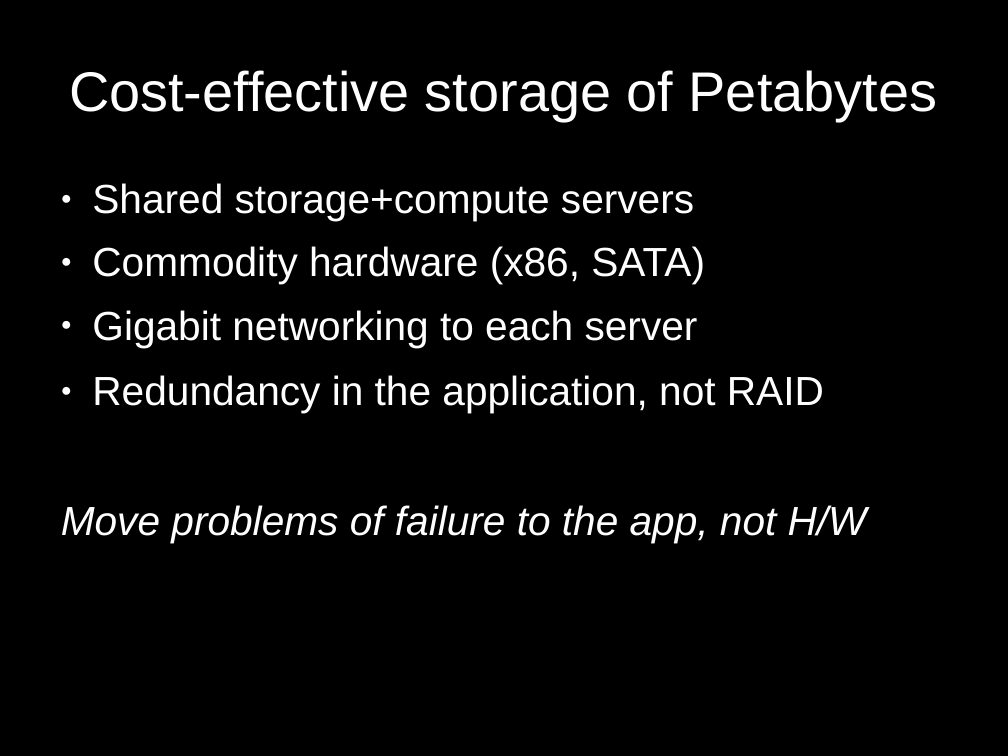
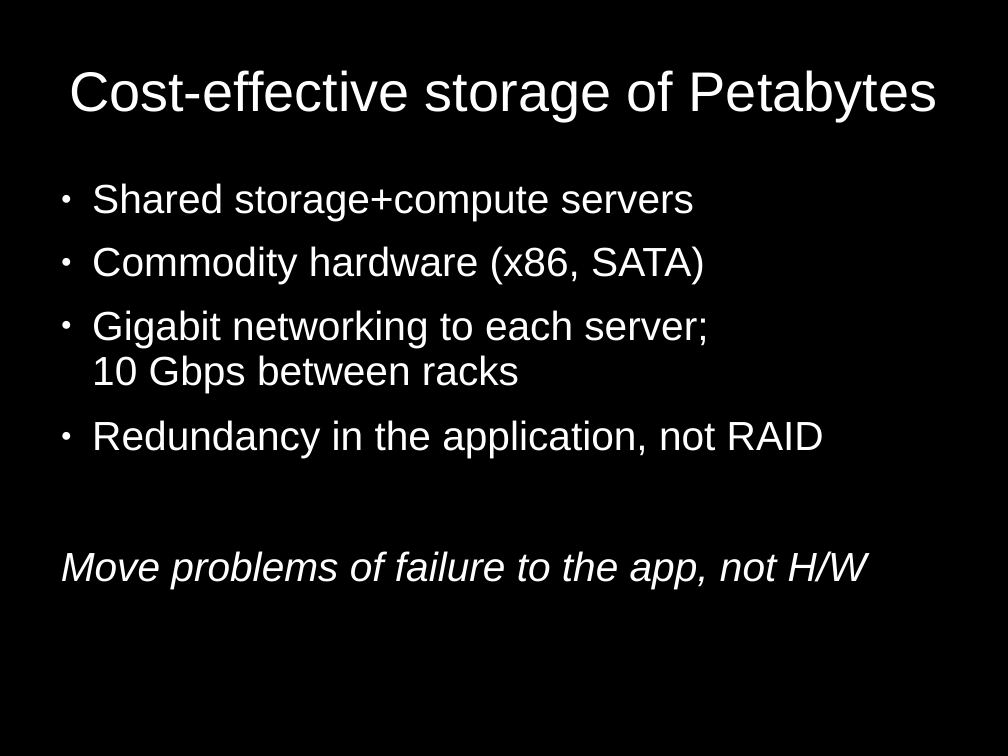
Before and after one commit to rhusar/smartfrog, a slide deck: slide 10 of core/components/hadoop/doc/my_other_computer_is_a_datacentre.ppt. Drawn at 1008x756 pixels with LibreOffice and Linux fonts; fonts in the diff are those of the drawing. Boxes give left, top, right and bottom in pixels: in the first picture for what was removed or moved away, otherwise in the second. Text is boxed around its words. In the diff, an @@ line names an element or a change of style, - is before the commit and + after.

```diff
--- a/core/components/hadoop/doc/my_other_computer_is_a_datacentre.ppt
+++ b/core/components/hadoop/doc/my_other_computer_is_a_datacentre.ppt
@@ text at bbox=[61, 183, 867, 588]: indent changed @@
@@ text at bbox=[92, 310, 708, 393]: text changed @@
-● Gigabit networking to each server
+● Gigabit networking to each server;
+  10 Gbps between racks
```
Also in this commit, not shown: 16 other slides changed, 1 slide added.
